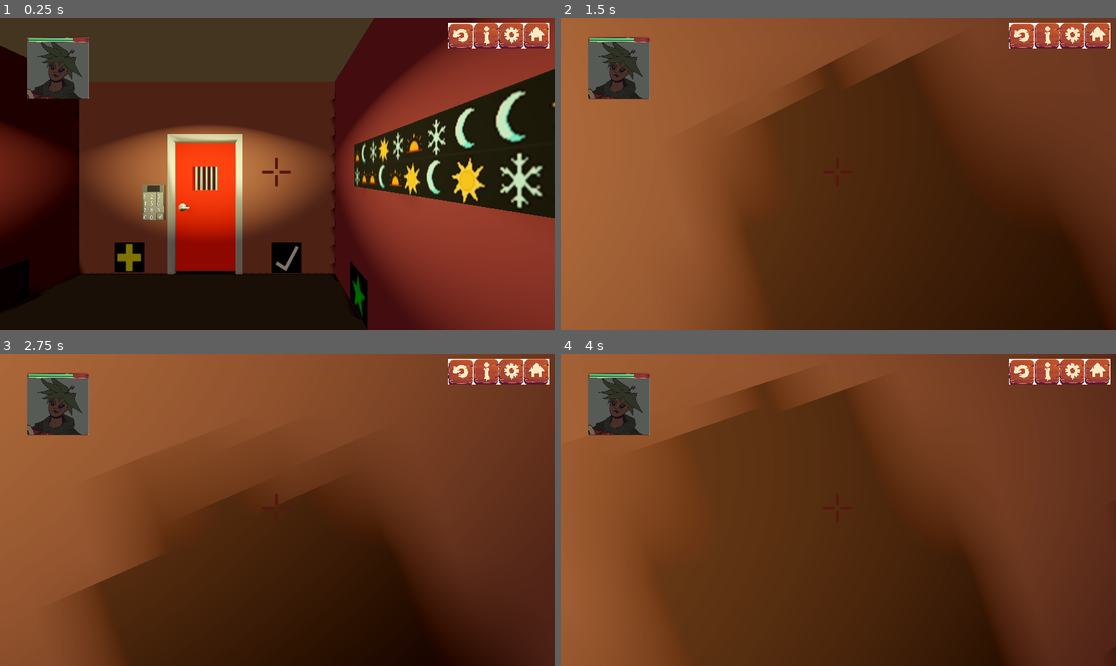
Above: before the commit, frames 1-4 (two rows, left to right).
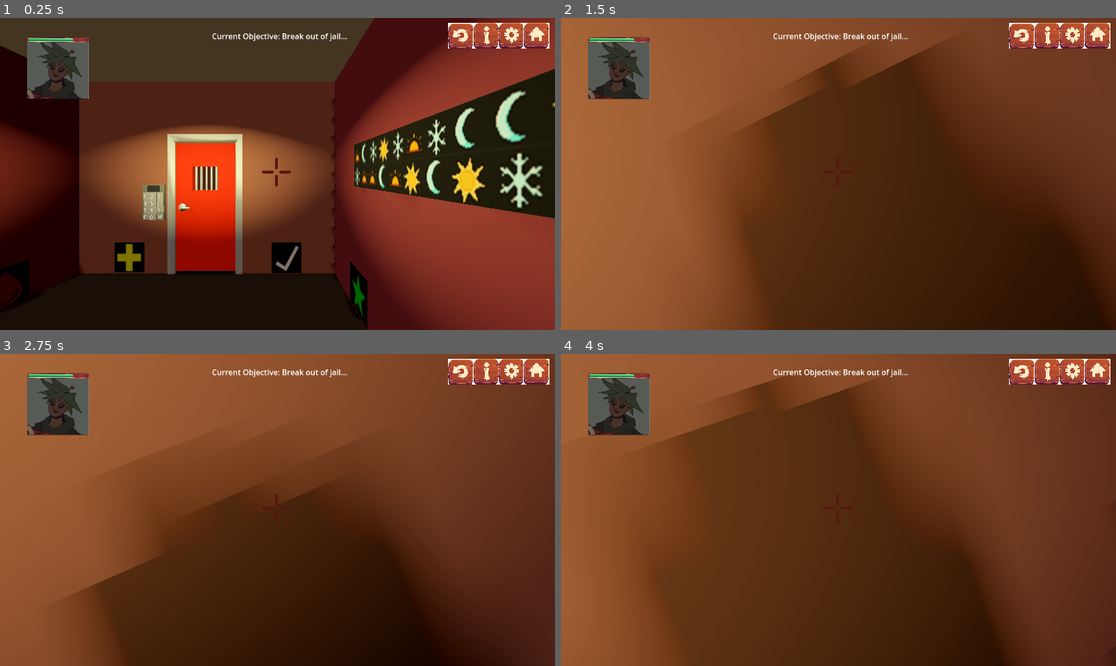
Above: after the commit, the same moments.

Repository: dylanholland26/escape_from_fugitopia
Game: Godot game, scene res://levels/main/main.tscn
Same seed, same stepped clock (60 frames per second), same inputs: the game is played once before the commit and once after it.
Inputs (mouse positions are in pixels of both pictures, inside the frame that each line leads up to):
- Up to frame 1 (0.25 s): no input
- Up to frame 2 (1.5 s): tap Enter (ui_accept) at 0.5, 0.77 s; move the mouse to (866, 174) at 0.52 s; hold W (move_forward) from 0.53 s (still down); tap E (accept) at 0.6 s; click (866, 174) at 0.67 s; move the mouse to (810, 174) at 1.27 s; click (810, 174) at 1.35 s
- Up to frame 3 (2.75 s): keep holding W (move_forward); tap Enter (ui_accept) at 1.52 s; move the mouse to (288, 503) at 2.02 s; hold C (crouch) from 2.03 s (still down)
- Up to frame 4 (4 s): keep holding W (move_forward); move the mouse to (832, 516) at 2.77 s; release C (crouch) at 2.78 s; tap P (pickup) at 2.85 s; click (832, 516) at 2.92 s; tap Enter (ui_accept) at 3.02, 3.77 s; move the mouse to (877, 513) at 3.52 s; hold X (sneak) from 3.53 s (still down)

The runs differ from the first frame. In frame 1, 0.5% of the frame differs, in the area x 0-63%, y 4-94%; in frame 2, 0.2%; in frame 3, 0.2%; in frame 4, 0.2%.

Commit message:
Add files via upload

Diff:
--- /dev/null
+++ b/item/items/flaming_skull.tres
@@ -0,0 +1,15 @@
+[gd_resource type="Resource" script_class="ItemData" load_steps=4 format=3 uid="uid://c87vk5dxhldnt"]
+
+[ext_resource type="Script" path="res://item/item_data.gd" id="1_vojgt"]
+[ext_resource type="Texture2D" uid="uid://cougka5dvjqru" path="res://item/#1 - Transparent Icons.png" id="2_4ntt6"]
+
+[sub_resource type="AtlasTexture" id="AtlasTexture_80k6p"]
+atlas = ExtResource("2_4ntt6")
+region = Rect2(288, -0.538399, 32, 32.5384)
+
+[resource]
+script = ExtResource("1_vojgt")
+name = "Flaming Skull"
+description = ""
+stackable = false
+texture = SubResource("AtlasTexture_80k6p")
--- /dev/null
+++ b/item/items/green_arrow.tres
@@ -0,0 +1,15 @@
+[gd_resource type="Resource" script_class="ItemData" load_steps=4 format=3 uid="uid://dc52oe6q8hcrj"]
+
+[ext_resource type="Script" path="res://item/item_data.gd" id="1_vsdvc"]
+[ext_resource type="Texture2D" uid="uid://cougka5dvjqru" path="res://item/#1 - Transparent Icons.png" id="2_bxiyh"]
+
+[sub_resource type="AtlasTexture" id="AtlasTexture_e22vg"]
+atlas = ExtResource("2_bxiyh")
+region = Rect2(0.676394, 64, 31.3236, 32)
+
+[resource]
+script = ExtResource("1_vsdvc")
+name = "Green Arrow"
+description = ""
+stackable = false
+texture = SubResource("AtlasTexture_e22vg")
--- /dev/null
+++ b/item/items/snowflake.tres
@@ -0,0 +1,15 @@
+[gd_resource type="Resource" script_class="ItemData" load_steps=4 format=3 uid="uid://b0b76w8cl3pov"]
+
+[ext_resource type="Script" path="res://item/item_data.gd" id="1_585gk"]
+[ext_resource type="Texture2D" uid="uid://cougka5dvjqru" path="res://item/#1 - Transparent Icons.png" id="2_3dnti"]
+
+[sub_resource type="AtlasTexture" id="AtlasTexture_pxsbp"]
+atlas = ExtResource("2_3dnti")
+region = Rect2(352, 672, 32, 32)
+
+[resource]
+script = ExtResource("1_585gk")
+name = "Snowflake"
+description = ""
+stackable = false
+texture = SubResource("AtlasTexture_pxsbp")
--- a/levels/main/main.tscn
+++ b/levels/main/main.tscn
@@ -15,9 +15,11 @@
 [ext_resource type="Script" path="res://inventory/slot_data.gd" id="13_67fxe"]
 [ext_resource type="PackedScene" uid="uid://bt2183r1o2u37" path="res://models/chest.tscn" id="14_ijmwv"]
 [ext_resource type="Script" path="res://inventory/inventory_data.gd" id="15_eme0d"]
-[ext_resource type="Resource" uid="uid://bp24mp5pwrl53" path="res://item/items/key.tres" id="16_6rtpr"]
+[ext_resource type="Resource" uid="uid://b0b76w8cl3pov" path="res://item/items/snowflake.tres" id="16_06aht"]
 [ext_resource type="Texture2D" uid="uid://bb88ihj7oey8b" path="res://item/weather_cipher.tres" id="17_hceyj"]
+[ext_resource type="Resource" uid="uid://dc52oe6q8hcrj" path="res://item/items/green_arrow.tres" id="17_ingi7"]
 [ext_resource type="Texture2D" uid="uid://dt1yn1hqk2pvh" path="res://item/arrow_cipher.tres" id="18_4ug1q"]
+[ext_resource type="Resource" uid="uid://c87vk5dxhldnt" path="res://item/items/flaming_skull.tres" id="18_qfnm4"]
 [ext_resource type="Texture2D" uid="uid://dxrwrwcn4wc33" path="res://item/skulls_cipher.tres" id="19_4gcem"]
 [ext_resource type="Texture2D" uid="uid://bqi0hj15x085y" path="res://item/Shapes/shape_purple_circle.tres" id="20_jwotb"]
 [ext_resource type="Texture2D" uid="uid://ctxk28g6312bf" path="res://item/Shapes/shape_blue_triangle.tres" id="21_c3h3y"]
@@ -66,12 +68,22 @@
 
 [sub_resource type="Resource" id="Resource_28eov"]
 script = ExtResource("13_67fxe")
-item_data = ExtResource("16_6rtpr")
+item_data = ExtResource("16_06aht")
+quantity = 1
+
+[sub_resource type="Resource" id="Resource_twy15"]
+script = ExtResource("13_67fxe")
+item_data = ExtResource("17_ingi7")
+quantity = 1
+
+[sub_resource type="Resource" id="Resource_78q4m"]
+script = ExtResource("13_67fxe")
+item_data = ExtResource("18_qfnm4")
 quantity = 1
 
 [sub_resource type="Resource" id="Resource_2yxx1"]
 script = ExtResource("15_eme0d")
-slot_datas = Array[ExtResource("13_67fxe")]([SubResource("Resource_28eov"), null, null])
+slot_datas = Array[ExtResource("13_67fxe")]([SubResource("Resource_28eov"), SubResource("Resource_twy15"), SubResource("Resource_78q4m")])
 
 [sub_resource type="StandardMaterial3D" id="StandardMaterial3D_xybpt"]
 albedo_texture = ExtResource("17_hceyj")
@@ -180,6 +192,26 @@
 
 [node name="UI" parent="." instance=ExtResource("7_nuany")]
 
+[node name="HintLabel" type="Label" parent="UI"]
+custom_minimum_size = Vector2(0, 150)
+offset_left = 381.0
+offset_top = 26.0
+offset_right = 781.0
+offset_bottom = 176.0
+text = "Current Objective: Break out of jail..."
+horizontal_alignment = 1
+
+[node name="CipherKeyLabel" type="Label" parent="UI"]
+visible = false
+offset_left = 321.0
+offset_top = 25.0
+offset_right = 837.0
+offset_bottom = 100.0
+text = "Riddle:
+I can run but I cannot walk. I can babble but I cannot talk.
+I'm life's elixir, I'm sure you'll agree. Press 'P' on me to find the key."
+horizontal_alignment = 1
+
 [node name="market_inside_terrain2" parent="." instance=ExtResource("7_vx36c")]
 
 [node name="WorldEnvironment" type="WorldEnvironment" parent="."]
@@ -237,7 +269,7 @@
 slot_data = SubResource("Resource_4gs7n")
 
 [node name="Timer" type="Timer" parent="Clue#1"]
-wait_time = 5.0
+wait_time = 8.0
 one_shot = true
 autostart = true
 
@@ -258,7 +290,7 @@
 mesh = SubResource("PlaneMesh_atopd")
 
 [node name="Shape1" type="MeshInstance3D" parent="."]
-transform = Transform3D(2.84371e-09, -0.238469, 1.04238e-08, 0, -1.04238e-08, -0.238469, 0.238469, 2.84371e-09, -1.24302e-16, 1.99616, 0.258325, 1.0161)
+transform = Transform3D(3.12714e-08, 0.238469, 1.04238e-08, 9.11278e-16, 1.04238e-08, -0.238469, -0.238469, 3.12714e-08, 4.55639e-16, -1.998, 0.258, -1.127)
 mesh = SubResource("PlaneMesh_46ylr")
 
 [node name="Shape2" type="MeshInstance3D" parent="."]
@@ -270,7 +302,7 @@
 mesh = SubResource("PlaneMesh_32vih")
 
 [node name="Shape4" type="MeshInstance3D" parent="."]
-transform = Transform3D(3.12714e-08, 0.238469, 1.04238e-08, 9.11277e-16, 1.04238e-08, -0.238469, -0.238469, 3.12714e-08, 4.55638e-16, -1.99781, 0.258325, -1.12708)
+transform = Transform3D(-1.04238e-08, -0.238469, -1.04238e-08, 9.11278e-16, 1.04238e-08, -0.238469, 0.238469, -1.04238e-08, 4.55639e-16, 1.996, 0.258, 1.016)
 mesh = SubResource("PlaneMesh_7yaoy")
 
 [node name="Shape5" type="MeshInstance3D" parent="."]
@@ -293,7 +325,6 @@
 transform = Transform3D(-1, 0, -8.74228e-08, 0, 1, 0, 8.74228e-08, 0, -1, 0.814662, 1.11513, 1.87826)
 
 [connection signal="pressed" from="Button" to="." method="_on_button_pressed"]
-[connection signal="pressed" from="Button2" to="." method="_on_button_pressed"]
 [connection signal="dropping_item" from="UI" to="." method="_on_ui_dropping_item"]
 [connection signal="timeout" from="Clue#1/Timer" to="." method="_on_timer_timeout"]
 [connection signal="on_correct_password" from="Keypad" to="." method="_on_keypad_on_correct_password"]
Not shown: 1 places in levels/main/main.tscn that only renumber resources
